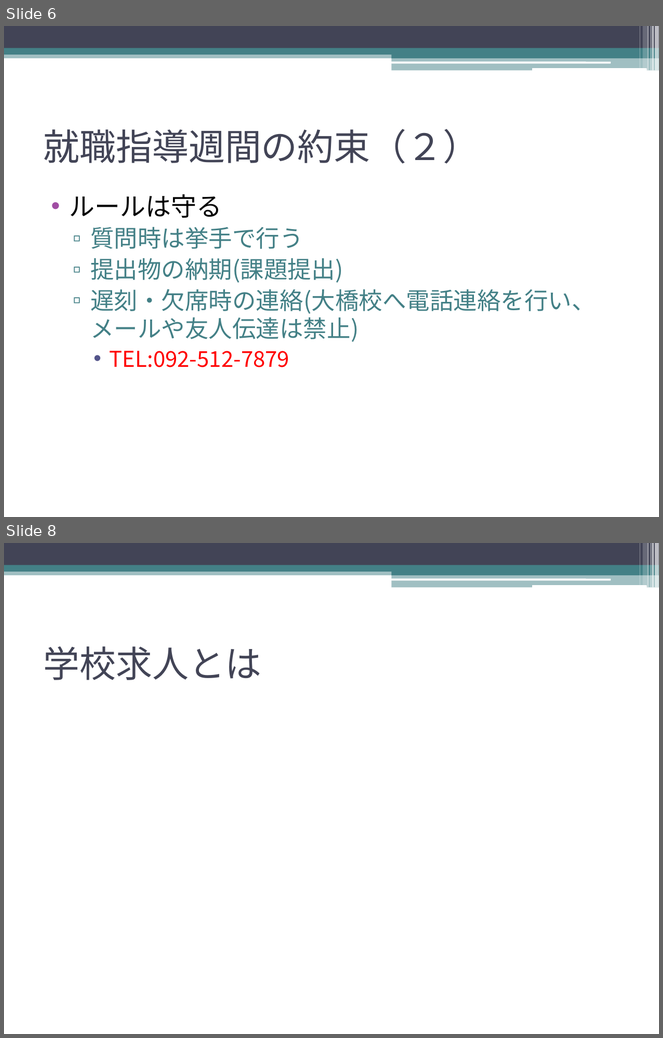
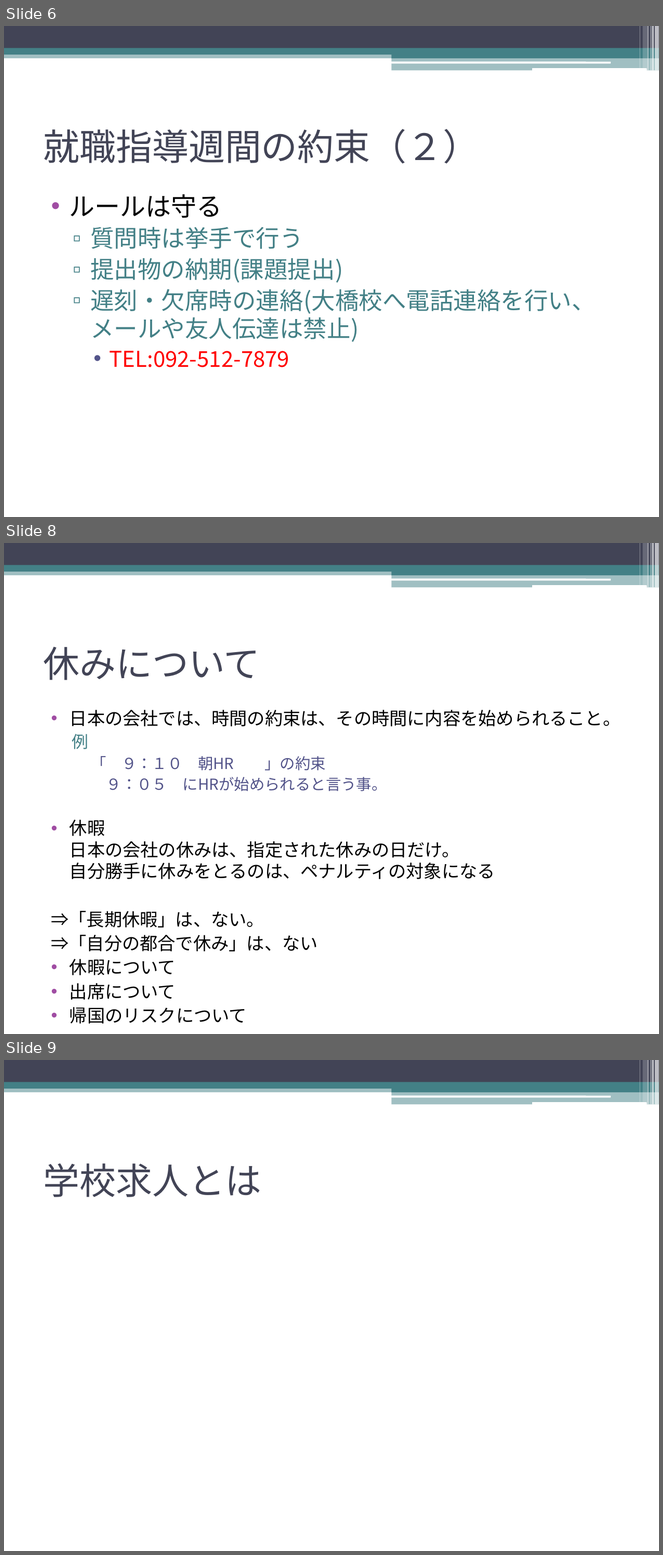
Before and after one commit to YoshihiroUEDA/shushoku, a slide deck: 就職指導週間（大橋校講義用PP）.pptx. Shown one above the other, each under a label of ours: slides 6 and 8 before the commit, slides 6, 8 and 9 after it; the slides between them are not shown. The pictures are 663x1038 and 663x1555 pixels, drawn with LibreOffice and Linux fonts; fonts in the diff are those of the drawing. Boxes give left, top, right and bottom in pixels: in the first picture for what was removed or moved away, otherwise in the second. Text is boxed around its words. In the diff, an @@ line names an element or a change of style, - is before the commit and + after.

```diff
--- a/就職指導週間（大橋校講義用PP）.pptx
+++ b/就職指導週間（大橋校講義用PP）.pptx
@@ slide 8 added at bbox=[4, 543, 659, 1034], background #FFFFFF; not listed: 13 template elements that a slide beside it also shows @@
@@ title added at bbox=[43, 647, 260, 680], 40 pt, text #424456 @@
+休みについて
@@ text added at bbox=[51, 710, 621, 1024], 19.6 pt, text #000000 @@
+• 日本の会社では、時間の約束は、その時間に内容を始められること。
+  例
+    「 ９：１０ 朝HR 」の約束
+    ９：０５ にHRが始められると言う事。
+• 休暇
+  日本の会社の休みは、指定された休みの日だけ。
+  自分勝手に休みをとるのは、ペナルティの対象になる
+⇒「長期休暇」は、ない。
+⇒「自分の都合で休み」は、ない
+• 休暇について
+• 出席について
+• 帰国のリスクについて
@@ what was slide 8 is now slide 9 @@
```
Also in this commit, not shown: 1 slide changed.
